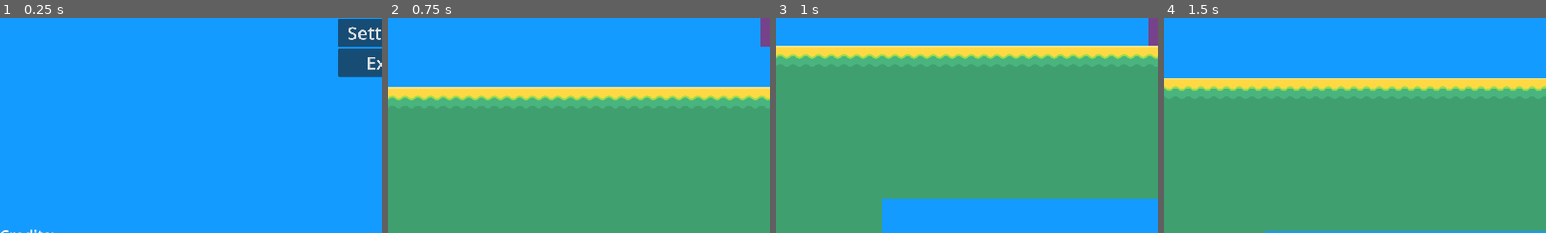
Above: before the commit, frames 1-4 (left to right).
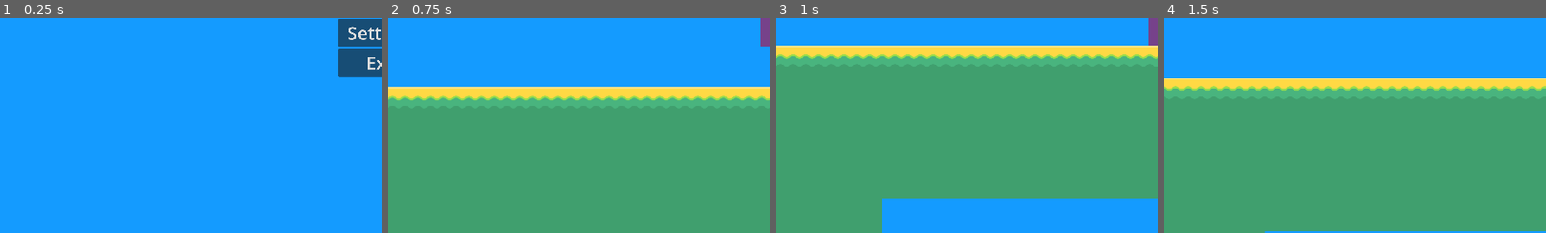
Above: after the commit, the same moments.

Repository: AidanCooper2003/AshenSkies
Game: Godot game, scene res://scenes/levels/main_menu.tscn
The game is run twice, just before and just after one commit, with the same random seed, the same clock (stepped at 60 frames per second) and the same inputs.
Inputs (mouse positions are % of the whole screen's width and height, from its top left):
- Up to frame 1 (0.25 s): no input
- Up to frame 2 (0.75 s): click "Start" at 0.5 s
- Up to frame 3 (1 s): no input
- Up to frame 4 (1.5 s): tap Space (Jump) at 1.25 s; move the mouse to (72, 45) at 1.27 s; press the mouse at (72, 45) at 1.28 s; hold D (Move Right) from 1.28 s (still down)
The pictures show only the part of the screen within x 0-50%, y 50-100%; the shares and areas given below are measured in that part.

The runs differ from the first frame. In frame 1, less than 0.1% of the frame differs, in the area x 0-14%, y 98-100%; in frame 2, nothing differs; in frame 3, nothing differs; in frame 4, nothing differs.

Commit message:
Fixed credits going off screen, added boiler rifle icon

Diff:
--- a/scenes/levels/game.tscn
+++ b/scenes/levels/game.tscn
@@ -36,8 +36,8 @@
 _audio_stream_player = NodePath("../AudioStreamPlayer")
 
 [node name="KillBound" type="Area2D" parent="."]
-collision_layer = 31
-collision_mask = 31
+collision_layer = 63
+collision_mask = 63
 script = ExtResource("8_5envf")
 
 [node name="CollisionShape2D" type="CollisionShape2D" parent="KillBound"]
--- a/scenes/levels/main_menu.tscn
+++ b/scenes/levels/main_menu.tscn
@@ -130,9 +130,9 @@
 anchors_preset = -1
 anchor_right = 0.314
 anchor_bottom = 1.0
-offset_top = -2.0
+offset_top = -5.0
 offset_right = 0.119995
-offset_bottom = 1.0
+offset_bottom = 21.0
 grow_vertical = 2
 theme = ExtResource("2_yufyc")
 theme_override_font_sizes/normal_font_size = 37
@@ -141,16 +141,13 @@
 godotengine.org/license
 -CSV Data Importer by timothyqiu
 -Lava by davesch on opengameart.org
--Spikeball Launcher and Staff by SnoopethDuckDuck on opengameart.org
+-Many weapons by SnoopethDuckDuck on opengameart.org
 -Test/Dummy Gun by congusbongus on opengameart.org
 -Wooden Crate by Proxy Games on opengameart.org
 -Resource + Many weapon icons from game-icons.net
 -Bullet and Tilemap: Kenney.nl
 - Music by teknoaxe
-(Menu: Traversing the Heavens, Game: Emerging from the Lights)
-
-
-"
+(Menu: Traversing the Heavens, Game: Emerging from the Lights)"
 fit_content = true
 
 [node name="VBoxContainer" type="VBoxContainer" parent="Settings"]
--- a/scenes/objects/projectiles/depleted_ash_bullet.tscn
+++ b/scenes/objects/projectiles/depleted_ash_bullet.tscn
@@ -31,7 +31,7 @@
 collision_layer = 2
 collision_mask = 36
 script = ExtResource("4_8cb4g")
-_damage = 10
+_damage = 50
 _conditions = {
 "burning": 2.0
 }
--- a/scenes/objects/weapons/air_compressor.tscn
+++ b/scenes/objects/weapons/air_compressor.tscn
@@ -18,6 +18,7 @@
 _bullet_velocity = 2000.0
 
 [node name="FireDelayTimer" type="Timer" parent="."]
+wait_time = 0.001
 one_shot = true
 
 [node name="Sprite2D" type="Sprite2D" parent="."]
--- a/scenes/objects/weapons/caffeination_station.tscn
+++ b/scenes/objects/weapons/caffeination_station.tscn
@@ -17,6 +17,7 @@
 _bullet_velocity = 2000.0
 
 [node name="FireDelayTimer" type="Timer" parent="."]
+wait_time = 0.001
 one_shot = true
 
 [node name="Sprite2D" type="Sprite2D" parent="."]
--- a/scenes/objects/weapons/candlemans_brew.tscn
+++ b/scenes/objects/weapons/candlemans_brew.tscn
@@ -13,6 +13,7 @@
 weapon_name = "candlemans_brew"
 
 [node name="FireDelayTimer" type="Timer" parent="."]
+wait_time = 0.001
 one_shot = true
 
 [node name="Sprite2D" type="Sprite2D" parent="."]
--- a/scenes/objects/weapons/depleted_ash.tscn
+++ b/scenes/objects/weapons/depleted_ash.tscn
@@ -21,7 +21,7 @@
 _bullet_velocity = 1500.0
 
 [node name="FireDelayTimer" type="Timer" parent="."]
-wait_time = 2.0
+wait_time = 0.001
 one_shot = true
 
 [node name="Sprite2D" type="Sprite2D" parent="."]
--- a/scenes/objects/weapons/hastemaker.tscn
+++ b/scenes/objects/weapons/hastemaker.tscn
@@ -3,13 +3,12 @@
 [ext_resource type="Script" path="res://scripts/entities/weapons/buff_potion.gd" id="1_kmf3b"]
 [ext_resource type="Texture2D" uid="uid://cd4h06imc2p3b" path="res://sprites/weapon_icons/hastemaker.png" id="2_3r7gw"]
 
-[node name="TerminalLucidity" type="Node2D"]
+[node name="Hastemaker" type="Node2D"]
 script = ExtResource("1_kmf3b")
 _condition_name = "haste"
 _condition_length = 15.0
-max_durability = 1
-_fire_delay = 1.0
-weapon_name = "terminal_lucidity"
+max_durability = 2
+weapon_name = "hastemaker"
 
 [node name="Sprite2D" type="Sprite2D" parent="."]
 position = Vector2(0, 3.8147e-06)
@@ -18,3 +17,4 @@
 texture = ExtResource("2_3r7gw")
 
 [node name="FireDelayTimer" type="Timer" parent="."]
+wait_time = 0.001
--- a/scenes/objects/weapons/health_potion.tscn
+++ b/scenes/objects/weapons/health_potion.tscn
@@ -16,4 +16,5 @@
 texture = ExtResource("2_kkql5")
 
 [node name="FireDelayTimer" type="Timer" parent="."]
+wait_time = 0.001
 one_shot = true
--- a/scenes/objects/weapons/hydrax.tscn
+++ b/scenes/objects/weapons/hydrax.tscn
@@ -17,3 +17,4 @@
 texture = ExtResource("2_5m1a3")
 
 [node name="FireDelayTimer" type="Timer" parent="."]
+wait_time = 0.001
--- a/scenes/objects/weapons/popcorn.tscn
+++ b/scenes/objects/weapons/popcorn.tscn
@@ -18,6 +18,7 @@
 _bullet_velocity = 1000.0
 
 [node name="FireDelayTimer" type="Timer" parent="."]
+wait_time = 0.001
 one_shot = true
 
 [node name="Sprite2D" type="Sprite2D" parent="."]
--- a/scenes/objects/weapons/spikeball_launcher.tscn
+++ b/scenes/objects/weapons/spikeball_launcher.tscn
@@ -22,4 +22,5 @@
 texture = ExtResource("4_4blqk")
 
 [node name="FireDelayTimer" type="Timer" parent="."]
+wait_time = 0.001
 one_shot = true
--- a/scenes/objects/weapons/terminal_lucidity.tscn
+++ b/scenes/objects/weapons/terminal_lucidity.tscn
@@ -8,7 +8,6 @@
 _condition_name = "lucidity"
 _condition_length = 5.0
 max_durability = 1
-_fire_delay = 1.0
 weapon_name = "terminal_lucidity"
 
 [node name="Sprite2D" type="Sprite2D" parent="."]
@@ -18,3 +17,4 @@
 texture = ExtResource("2_rb473")
 
 [node name="FireDelayTimer" type="Timer" parent="."]
+wait_time = 0.001
--- a/scenes/objects/weapons/test_gun.tscn
+++ b/scenes/objects/weapons/test_gun.tscn
@@ -17,6 +17,7 @@
 _bullet_velocity = 2000.0
 
 [node name="FireDelayTimer" type="Timer" parent="."]
+wait_time = 0.001
 one_shot = true
 
 [node name="Sprite2D" type="Sprite2D" parent="."]
--- a/scripts/entity-components/health_component.gd
+++ b/scripts/entity-components/health_component.gd
@@ -42,7 +42,7 @@
 
 
 func take_damage(damage : int, resistance_override : bool) -> void:
-	if Time.get_ticks_msec() < iframe_length * 1000 + iframe_start_time:
+	if not resistance_override && Time.get_ticks_msec() < iframe_length * 1000 + iframe_start_time:
 		return
 	var resistance := damage_resistance
 	var will_dodge := false
@@ -56,6 +56,8 @@
 	else:
 		_current_health -= 1
 		iframe_start_time = Time.get_ticks_msec()
+	_current_health = clamp(_current_health, 0, INF)
+	print(_current_health)
 	health_changed.emit(_current_health, true)
 	if _current_health <= 0:
 		die()
--- a/scripts/entity-components/jumper_component.gd
+++ b/scripts/entity-components/jumper_component.gd
@@ -45,7 +45,7 @@
 	var speed_modifier := 1.0
 	if _condition_handler.has_modification("speed") * _jump_speed_modifier:
 		speed_modifier *= _condition_handler.get_modification("speed")
-	_character_body_2d.velocity.y = -_jump_force * _condition_handler.get_modification("speed")
+	_character_body_2d.velocity.y = -_jump_force * (1 + ((speed_modifier - 1) * _jump_speed_modifier))
 	_gravity_component.fast_fall_override = false
 
 
--- a/scripts/entity-components/walker_component.gd
+++ b/scripts/entity-components/walker_component.gd
@@ -17,6 +17,7 @@
 
 var _stopping_threshold := 1.0
 var _condition_handler: ConditionHandler
+var _acceleration_speed_modifier = 0.5
 
 func _ready():
 	await owner.ready
@@ -36,7 +37,7 @@
 		current_decceleration_rate *= _air_decceleration_coefficient
 	var velocity = _character_body_2d.velocity
 	var intended_x_velocity
-	var modified_acceleration = _acceleration * speed_modification
+	var modified_acceleration = _acceleration * (1 + ((speed_modification - 1) * _acceleration_speed_modifier))
 	var modified_max_velocity = _max_velocity * speed_modification
 
 	#If moving in the opposite direction than currently moving, use decceleration rate. Otherwise, accelerate normally.
--- a/scripts/utility/debug_helper.gd
+++ b/scripts/utility/debug_helper.gd
@@ -20,6 +20,8 @@
 		EventBus.ingredients_reset.emit()
 	if Input.is_action_just_pressed("Debug 4"):
 		_assign_weapon("hastemaker")
+		_assign_weapon("caffeination_station")
+		_assign_weapon("terminal_lucidity")
 	if Input.is_action_just_pressed("Exit To Menu"):
 		get_tree().change_scene_to_file("res://scenes/levels/main_menu.tscn")
 
Binary file added: sprites/weapon_icons/boiler_rifle.png
Not shown, added: sprites/weapon_icons/boiler_rifle.png.import
